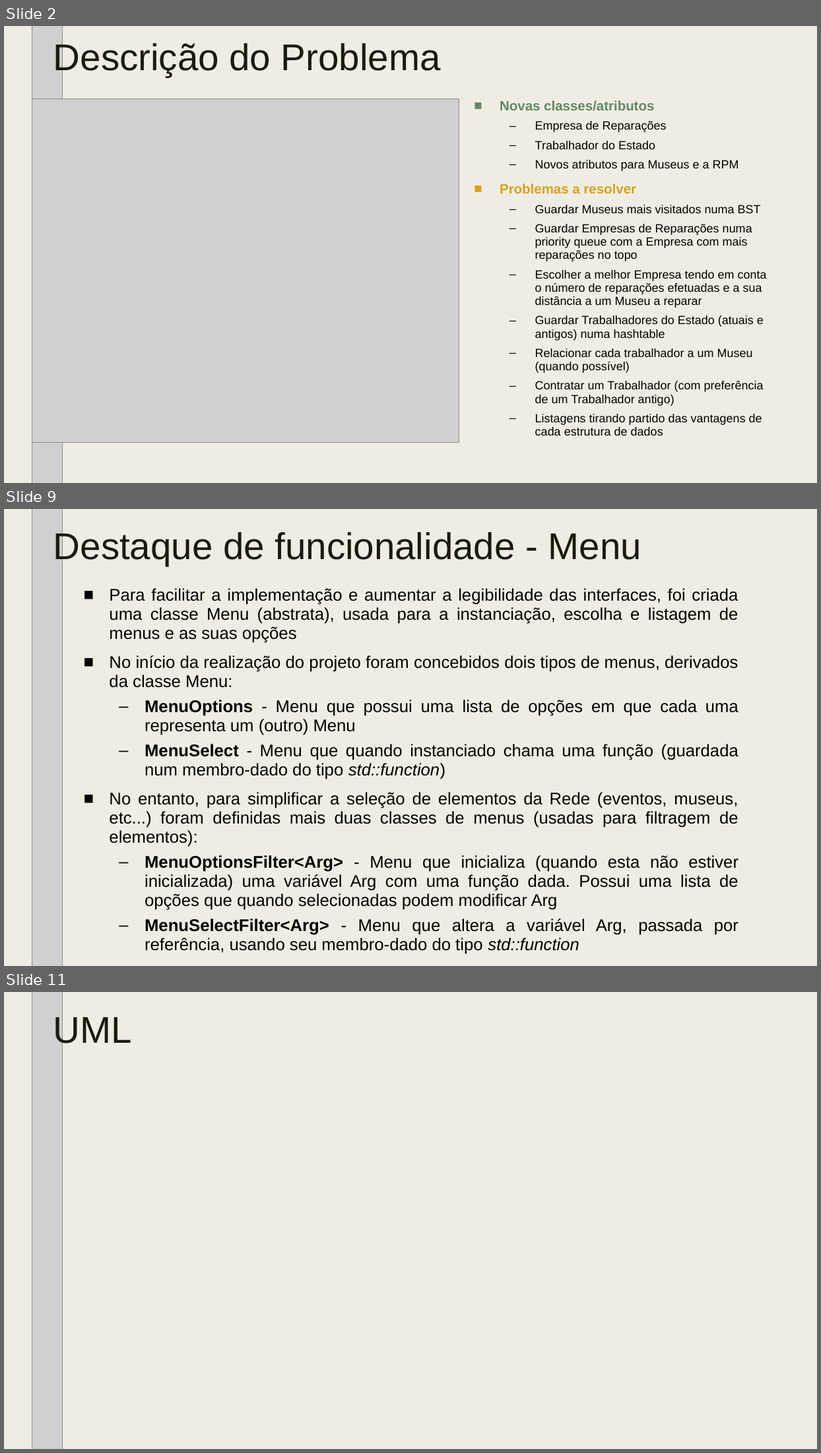
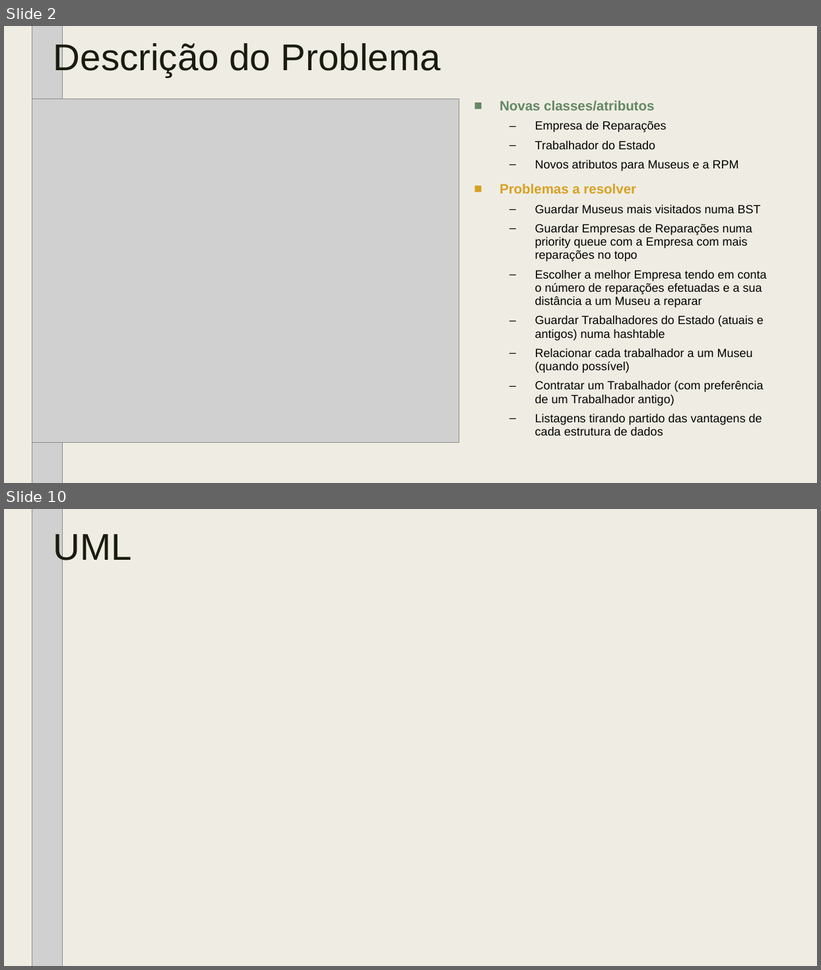
Before and after one commit to tiagodusilva/FEUP-AEDA-Proj1, a slide deck: AEDA_-_Cartao_Museus_de_Portugal_parte_2.pptx. Shown one above the other, each under a label of ours: slides 2, 9 and 11 before the commit, slides 2 and 10 after it; the slides between them are not shown. The pictures are 821x1453 and 821x970 pixels, drawn with LibreOffice and Linux fonts; fonts in the diff are those of the drawing; grey boxes stand for pictures; background and template pictures are left out. Boxes give left, top, right and bottom in pixels: in the first picture for what was removed or moved away, otherwise in the second. Text is boxed around its words. In the diff, an @@ line names an element or a change of style, - is before the commit and + after.

```diff
--- a/AEDA_-_Cartao_Museus_de_Portugal_parte_2.pptx
+++ b/AEDA_-_Cartao_Museus_de_Portugal_parte_2.pptx
@@ slide 9 removed at (4,509,817,966), background #EFEDE3 @@
@@ picture removed at (32,509,62,966) @@
@@ title removed at (54,530,642,566) @@
-Destaque de funcionalidade - Menu
@@ text removed at (109,588,739,955) @@
-■ Para facilitar a implementação e aumentar a legibilidade das interfaces, foi criada uma classe Menu (abstrata), usada para a instanciação, escolha e listagem de menus e as suas opções
-■ No início da realização do projeto foram concebidos dois tipos de menus, derivados da classe Menu:
-  – MenuOptions - Menu que possui uma lista de opções em que cada uma representa um (outro) Menu
-  – MenuSelect - Menu que quando instanciado chama uma função (guardada num membro-dado do tipo std::function)
-■ No entanto, para simplificar a seleção de elementos da Rede (eventos, museus, etc...) foram definidas mais duas classes de menus (usadas para filtragem de elementos):
-  – MenuOptionsFilter<Arg> - Menu que inicializa (quando esta não estiver inicializada) uma variável Arg com uma função dada. Possui uma lista de opções que quando selecionadas podem modificar Arg
-  – MenuSelectFilter<Arg> - Menu que altera a variável Arg, passada por referência, usando seu membro-dado do tipo std::function
@@ what was slide 11 is now slide 10 @@
```
Also in this commit, not shown: 4 slides changed, 3 slides added, 3 other slides removed.
